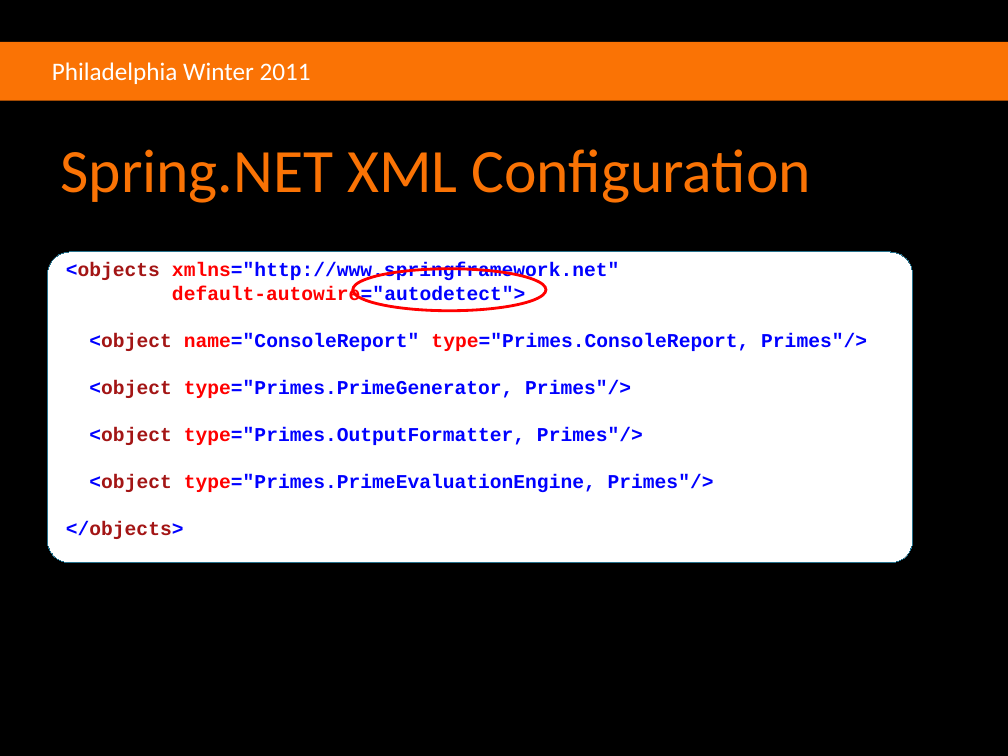
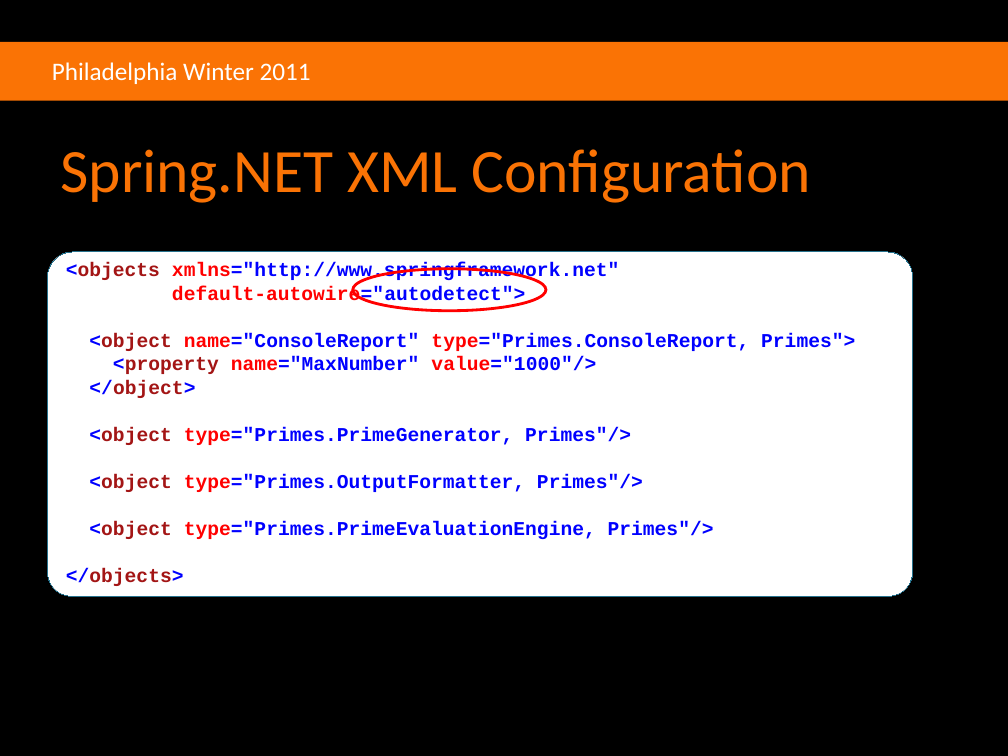
Before and after one commit to agilefire/November2010, a slide deck: slide 37 of Agile Firestarter Winter 2011 Dependency Injection.pptx (slide 35 before the commit). Drawn at 1008x756 pixels with LibreOffice and Linux fonts; fonts in the diff are those of the drawing; background and template pictures are left out. Boxes give left, top, right and bottom in pixels: in the first picture for what was removed or moved away, otherwise in the second. Text is boxed around its words. In the diff, an @@ line names an element or a change of style, - is before the commit and + after.

Commit message:
Update to use newer code basead configuration model

```diff
--- a/Agile Firestarter Winter 2011 Dependency Injection.pptx
+++ b/Agile Firestarter Winter 2011 Dependency Injection.pptx
@@ rounded rectangle: place and size @@
-rounded rectangle at (47, 252, 912, 562)
+rounded rectangle at (47, 252, 912, 597)
@@ text at (89, 333, 855, 398): text changed @@
-<object name="ConsoleReport" type="Primes.ConsoleReport, Primes"/>
+<object name="ConsoleReport" type="Primes.ConsoleReport, Primes">
+<property name="MaxNumber" value="1000"/>
+</object>
```
Also in this commit, not shown: 3 other slides changed, 1 slide added, 30 other files.
